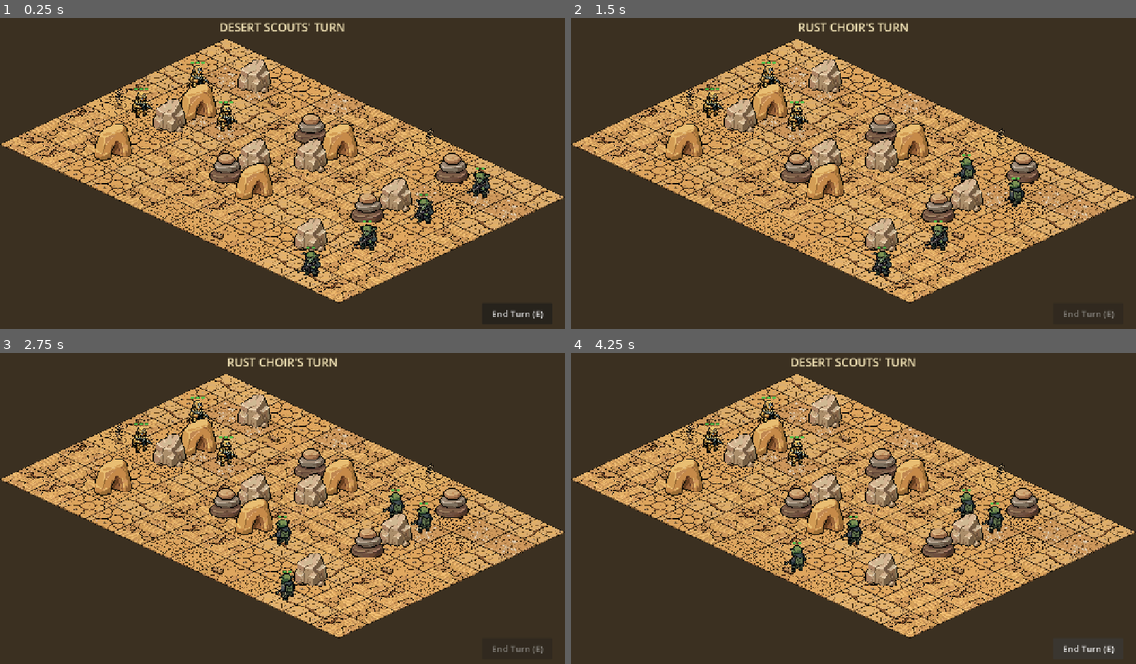
Above: before the commit, frames 1-4 (two rows, left to right).
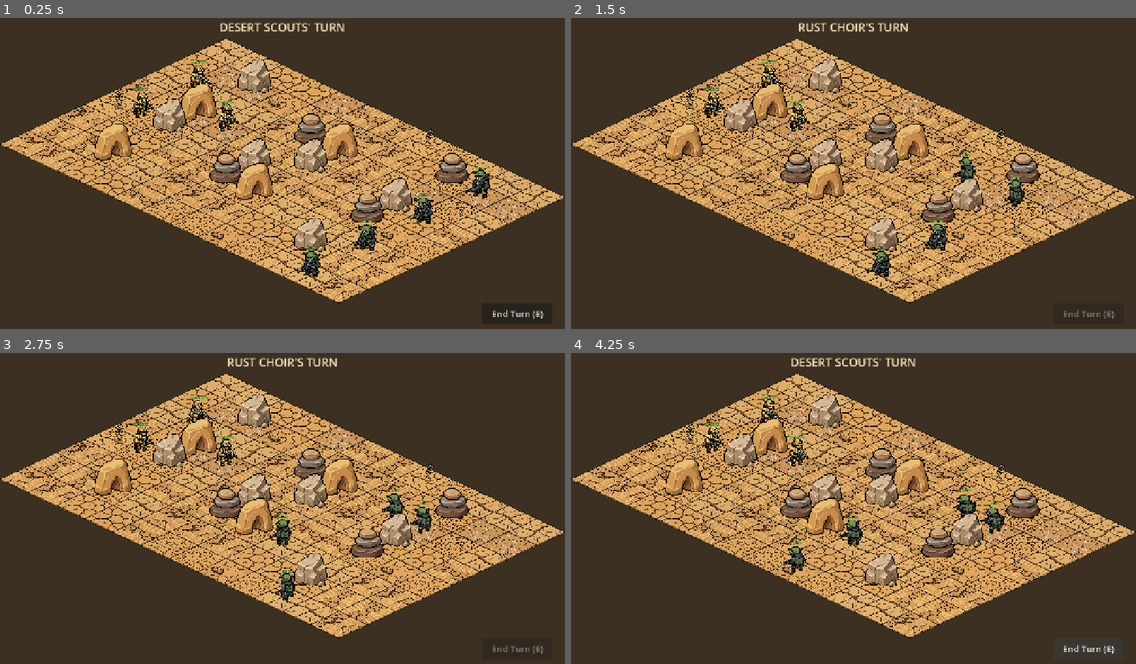
Above: after the commit, the same moments.

Repository: bfunkmcgee/ThinShot
Game: Godot game, scene res://scenes/Battle.tscn
Same seed, same stepped clock (60 frames per second), same inputs: the game is played once before the commit and once after it.
Inputs (mouse positions are in pixels of both pictures, inside the frame that each line leads up to):
- Up to frame 1 (0.25 s): no input
- Up to frame 2 (1.5 s): click "End Turn (E)" at 0.5 s; move the mouse to (977, 157) at 1.27 s; hold E (end_turn) from 1.28 s (still down); click (977, 157) at 1.42 s
- Up to frame 3 (2.75 s): move the mouse to (169, 527) at 2.02 s; release E (end_turn) at 2.03 s; tap E (end_turn) at 2.1 s; click (169, 527) at 2.17 s
- Up to frame 4 (4.25 s): move the mouse to (910, 440) at 2.77 s; hold E (end_turn) 2.78-3.5 s; click (910, 440) at 2.92 s; click "End Turn (E)" at 3.5 s

The runs differ from the first frame. In frame 1, 0.8% of the frame differs, in the area x 23-87%, y 15-74%; in frame 2, 0.7%; in frame 3, 0.3%; in frame 4, 0.7%.

Commit message:
Play standing idle animations when units are at rest
Units now run their 9-frame directional idle cycle (8 fps) whenever
they are not walking or aiming, so the battlefield stays alive between
actions. Idle cycles are desynced per unit by a spawn-cell hash so the
teams do not breathe in lockstep. The generic directional frame loader
is renamed _load_dir_frames and reused for the new standing_idle sets;
static single-pose frames remain only as a fallback.

Co-Authored-By: Claude Fable 5 <noreply@anthropic.com>

Diff:
--- a/scripts/Unit.gd
+++ b/scripts/Unit.gd
@@ -58,14 +58,19 @@
 	"west", "north-west", "north", "north-east",
 ]
 
-# 9-frame walk cycles per direction, loaded once per class. Note the exact
-# folder casing differs between the two sets.
-static var SCOUT_WALK_FRAMES: Array = _load_walk_frames(
+# 9-frame animation cycles per direction, loaded once per class. Note the
+# exact folder casing differs between the two walk sets.
+static var SCOUT_WALK_FRAMES: Array = _load_dir_frames(
 		"res://assets/sprites/Scout/animations/Standing_idle_walk")
-static var GOBLIN_WALK_FRAMES: Array = _load_walk_frames(
+static var GOBLIN_WALK_FRAMES: Array = _load_dir_frames(
 		"res://assets/sprites/Goblin/animations/standing_idle_walk")
+static var SCOUT_IDLE_FRAMES: Array = _load_dir_frames(
+		"res://assets/sprites/Scout/animations/standing_idle")
+static var GOBLIN_IDLE_FRAMES: Array = _load_dir_frames(
+		"res://assets/sprites/Goblin/animations/standing_idle")
 
 const WALK_FPS := 18.0
+const IDLE_FPS := 8.0
 
 # Both sets have their figure's feet ~15px below canvas center; 2x scale puts
 # a ~30px figure at ~60px on screen, sitting on the diamond center.
@@ -94,11 +99,14 @@
 var frames: Array[Texture2D] = SCOUT_FRAMES
 var aim_frames: Array[Texture2D] = SCOUT_AIM_FRAMES
 var walk_frames: Array = SCOUT_WALK_FRAMES
+var idle_frames: Array = SCOUT_IDLE_FRAMES
 var facing_sector := 2  # south
 var aiming := false
 var walking := false
 var walk_time := 0.0
 var walk_frame := 0
+var idle_time := 0.0
+var idle_frame := 0
 
 @onready var sprite: Sprite2D = $Sprite
 
@@ -120,6 +128,7 @@
 		frames = SCOUT_FRAMES
 		aim_frames = SCOUT_AIM_FRAMES
 		walk_frames = SCOUT_WALK_FRAMES
+		idle_frames = SCOUT_IDLE_FRAMES
 		set_facing(Vector2(1, 0.5))   # face the goblin side (south-east)
 	else:
 		max_hp = 2
@@ -129,11 +138,14 @@
 		frames = GOBLIN_FRAMES
 		aim_frames = GOBLIN_AIM_FRAMES
 		walk_frames = GOBLIN_WALK_FRAMES
+		idle_frames = GOBLIN_IDLE_FRAMES
 		set_facing(Vector2(-1, 0.5))  # face the scout side (south-west)
 	hp = max_hp
-
-
-static func _load_walk_frames(base: String) -> Array:
+	# Desync idle cycles so units don't all breathe in lockstep.
+	idle_time = float((p_cell.x * 7 + p_cell.y * 13) % 9) / IDLE_FPS
+
+
+static func _load_dir_frames(base: String) -> Array:
 	var result: Array = []
 	for dir_name in DIR_NAMES:
 		var dir_frames: Array[Texture2D] = []
@@ -172,22 +184,34 @@
 
 
 func _process(delta: float) -> void:
-	if not walking:
+	if walking:
+		walk_time += delta
+		var idx := int(walk_time * WALK_FPS)
+		if idx != walk_frame:
+			walk_frame = idx
+			_update_sprite()
+	elif not aiming:
+		idle_time += delta
+		var idx := int(idle_time * IDLE_FPS)
+		if idx != idle_frame:
+			idle_frame = idx
+			_update_sprite()
+
+
+func _update_sprite() -> void:
+	if aiming:
+		sprite.texture = aim_frames[facing_sector]
 		return
-	walk_time += delta
-	var idx := int(walk_time * WALK_FPS)
-	if idx != walk_frame:
-		walk_frame = idx
-		_update_sprite()
-
-
-func _update_sprite() -> void:
 	if walking:
 		var dir_frames: Array = walk_frames[facing_sector]
 		if not dir_frames.is_empty():
 			sprite.texture = dir_frames[walk_frame % dir_frames.size()]
 			return
-	sprite.texture = (aim_frames if aiming else frames)[facing_sector]
+	var idle_dir: Array = idle_frames[facing_sector]
+	if not idle_dir.is_empty():
+		sprite.texture = idle_dir[idle_frame % idle_dir.size()]
+		return
+	sprite.texture = frames[facing_sector]
 
 
 func is_alive() -> bool:
Binary file added: assets/sprites/Goblin/animations/standing_idle/east/frame_000.png
Not shown, added: assets/sprites/Goblin/animations/standing_idle/east/frame_000.png.import
Binary file added: assets/sprites/Goblin/animations/standing_idle/east/frame_001.png
Not shown, added: assets/sprites/Goblin/animations/standing_idle/east/frame_001.png.import
Binary file added: assets/sprites/Goblin/animations/standing_idle/east/frame_002.png
Not shown, added: assets/sprites/Goblin/animations/standing_idle/east/frame_002.png.import
Binary file added: assets/sprites/Goblin/animations/standing_idle/east/frame_003.png
Not shown, added: assets/sprites/Goblin/animations/standing_idle/east/frame_003.png.import
Binary file added: assets/sprites/Goblin/animations/standing_idle/east/frame_004.png
Not shown, added: assets/sprites/Goblin/animations/standing_idle/east/frame_004.png.import
Binary file added: assets/sprites/Goblin/animations/standing_idle/east/frame_005.png
Not shown, added: assets/sprites/Goblin/animations/standing_idle/east/frame_005.png.import
(and 276 more such lines)
